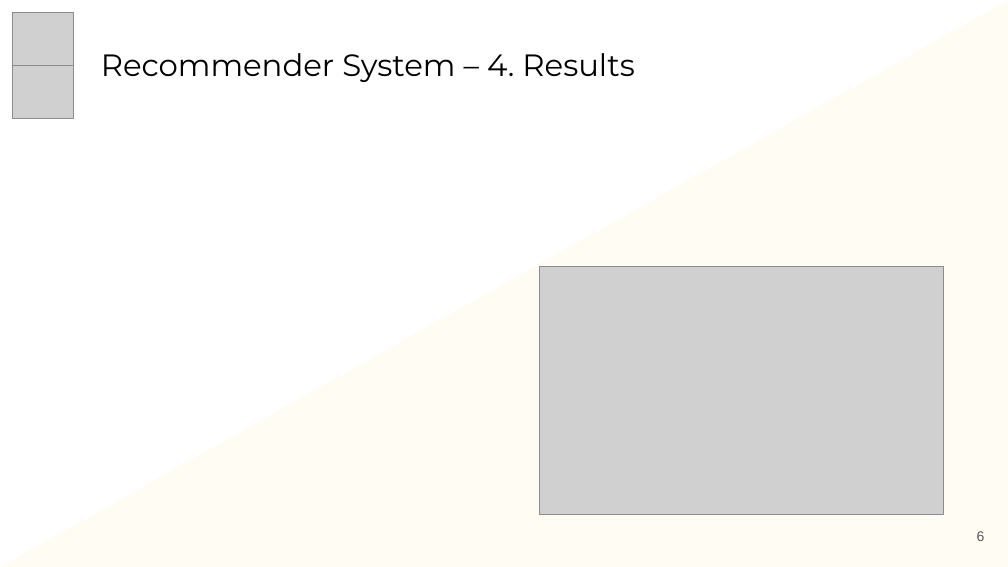
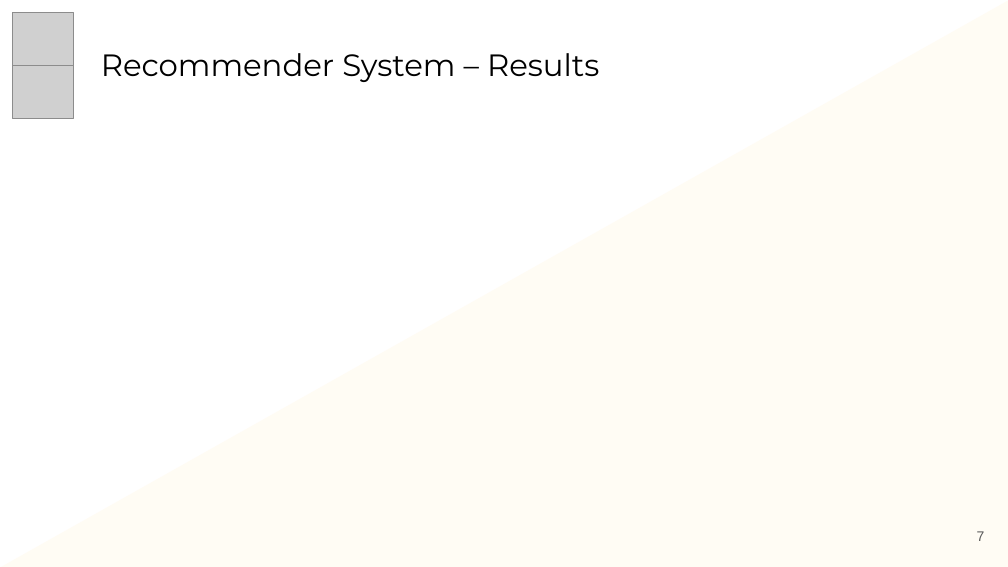
Before and after one commit to antoniosh97/Recommender-System-2023, a slide deck: slide 7 of Management/Presentation/20220322_RS-Amazon_Products-Presentation.pptx (slide 6 before the commit). Drawn at 1008x567 pixels with LibreOffice and Linux fonts; fonts in the diff are those of the drawing; grey boxes stand for pictures. Boxes give left, top, right and bottom in pixels: in the first picture for what was removed or moved away, otherwise in the second. Text is boxed around its words. In the diff, an @@ line names an element or a change of style, - is before the commit and + after.

Commit message:
Presentation

```diff
--- a/Management/Presentation/20220322_RS-Amazon_Products-Presentation.pptx
+++ b/Management/Presentation/20220322_RS-Amazon_Products-Presentation.pptx
@@ text at [101, 53, 599, 82]: text changed @@
-Recommender System – 4. Results
+Recommender System – Results
@@ picture removed at [539, 267, 943, 515] @@
@@ page number at [977, 531, 985, 541]: text changed @@
-6
+7
```
Also in this commit, not shown: 6 other slides changed.
